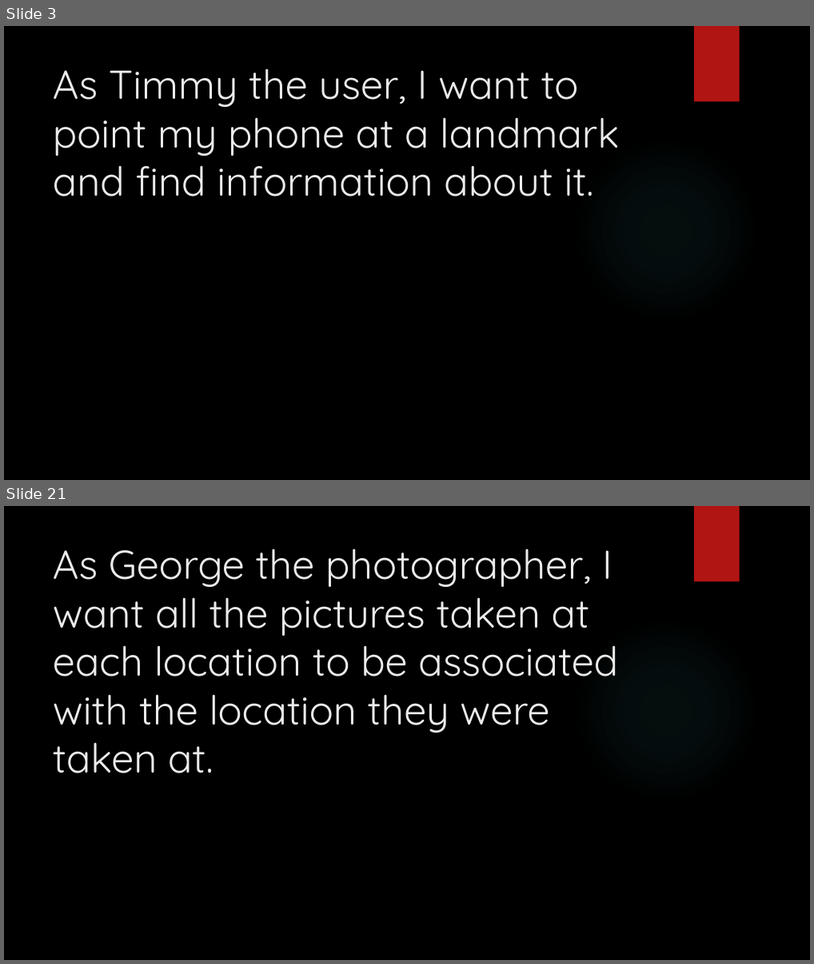
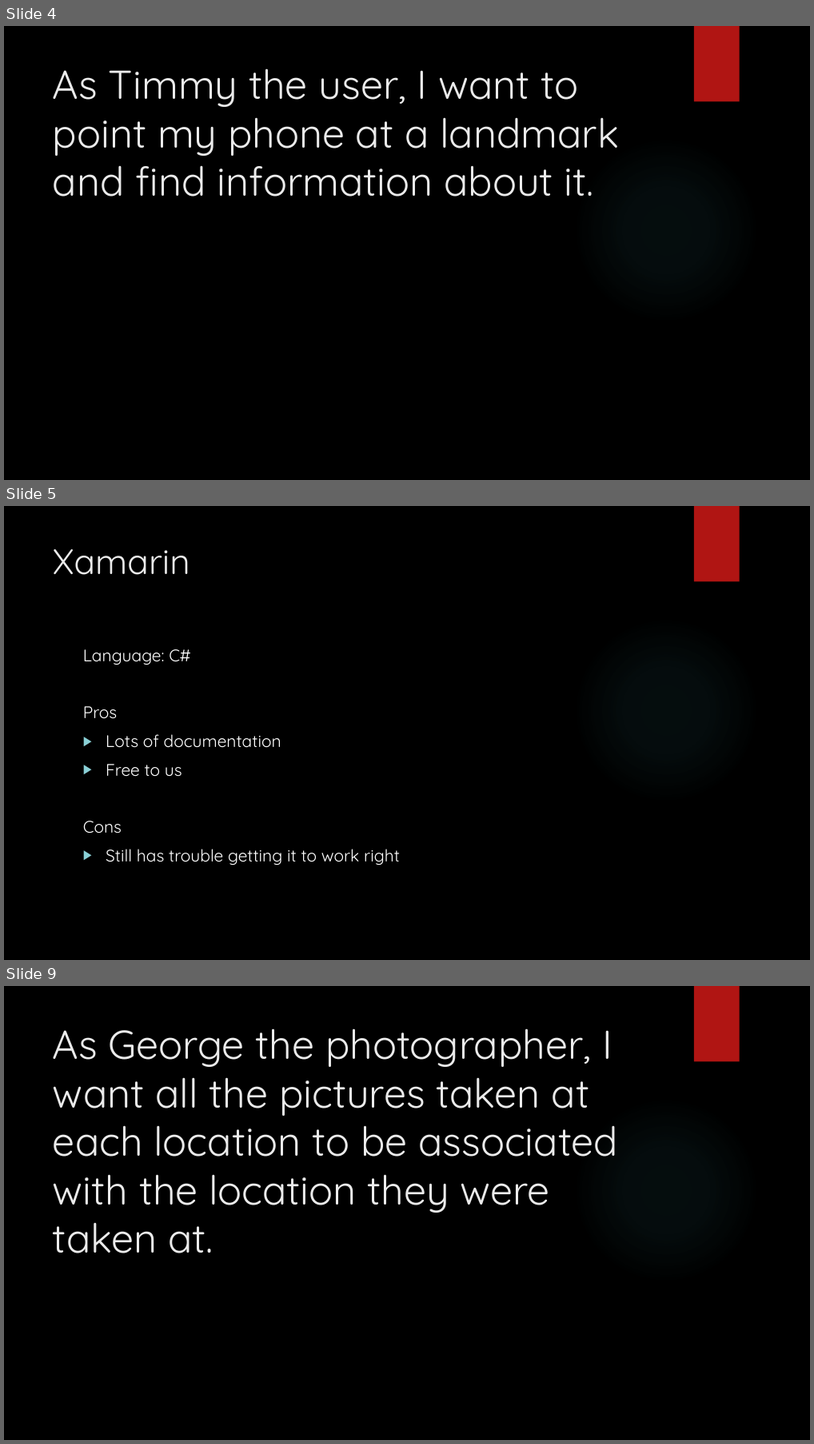
Before and after one commit to junmin-yee/Landmarked, a slide deck: Technology Presentation.pptx. Shown one above the other, each under a label of ours: slides 3 and 21 before the commit, slides 4, 5 and 9 after it; the slides between them are not shown. The pictures are 814x964 and 814x1444 pixels, drawn with LibreOffice and Linux fonts; fonts in the diff are those of the drawing; background and template pictures are left out. Boxes give left, top, right and bottom in pixels: in the first picture for what was removed or moved away, otherwise in the second. Text is boxed around its words. In the diff, an @@ line names an element or a change of style, - is before the commit and + after.

```diff
--- a/Technology Presentation.pptx
+++ b/Technology Presentation.pptx
@@ slide 5 added at [4,506,810,960], background picture (left out); not listed: 2 template elements that a slide beside it also shows @@
@@ title added at [53,549,190,575], 42 pt, text #EBEBEB @@
+Xamarin
@@ text added at [83,649,400,865], 20 pt, text #FFFFFF @@
+Language: C#
+Pros
+▶ Lots of documentation
+▶ Free to us
+Cons
+▶ Still has trouble getting it to work right
@@ what was slide 3 is now slide 4 @@
@@ what was slide 21 is now slide 9 @@
```
Also in this commit, not shown: 5 slides changed, 8 other slides added, 18 slides removed.
